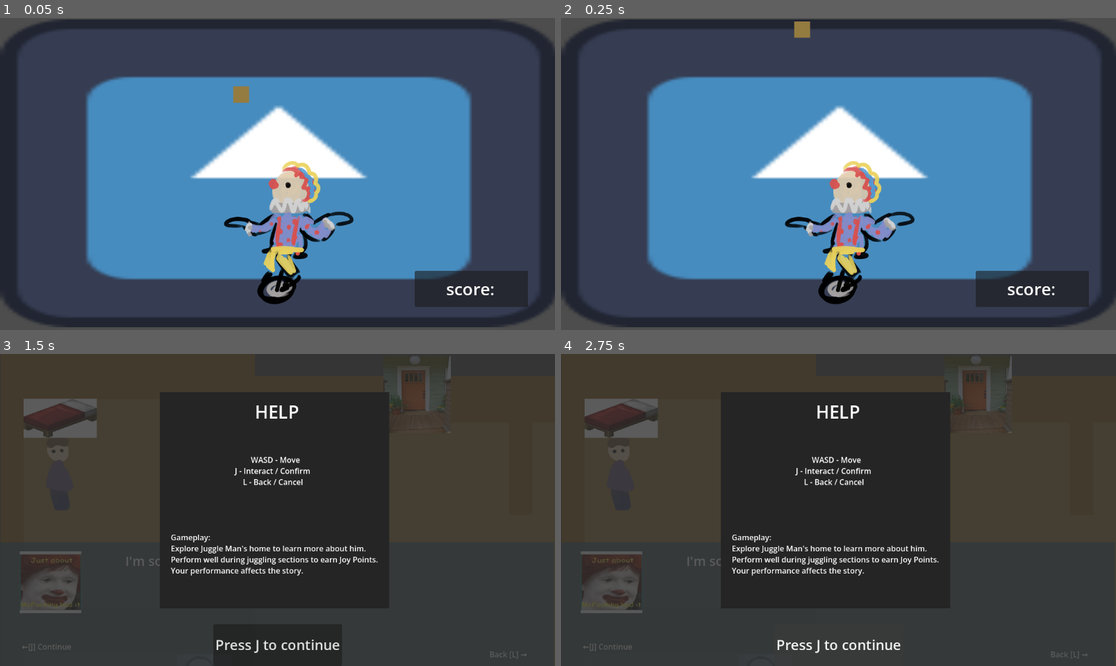
Above: before the commit, frames 1-4 (two rows, left to right).
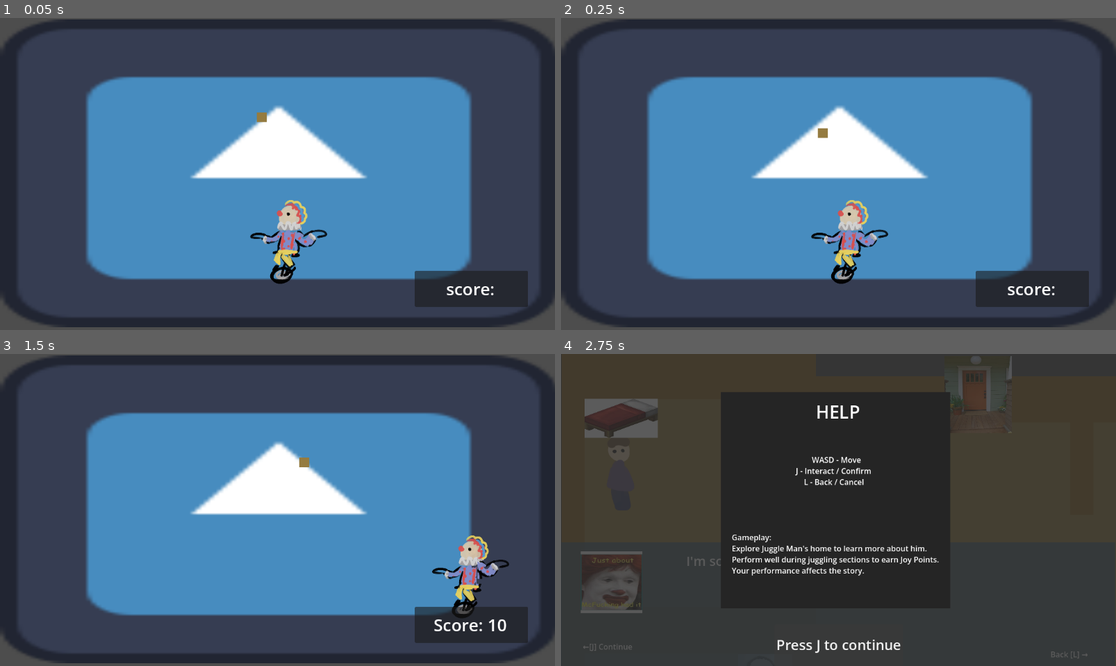
Above: after the commit, the same moments.

Repository: Isabelle1909/JuggleManMania
Game: Godot game, scene res://scenes/juggling_level/juggling_scene.tscn
The game is run twice, just before and just after one commit, with the same random seed, the same clock (stepped at 60 frames per second) and the same inputs. This scene is started directly instead of the project's main scene. The engine's default icon, where the game draws it, is replaced by a stand-in: a white triangle on a blue panel in a dark square.
Inputs (mouse positions are in pixels of both pictures, inside the frame that each line leads up to):
- Up to frame 1 (0.05 s): no input
- Up to frame 2 (0.25 s): no input
- Up to frame 3 (1.5 s): hold D (move_right) 0.53-1.28 s; tap J (interact) at 0.6 s; hold L (back) from 1.28 s (still down); tap T (test input 1) at 1.35 s
- Up to frame 4 (2.75 s): release L (back) at 2 s; click (838, 644) at 2 s, where only the run before the commit has a clickable "Press J to continue"

The runs differ from the first frame. In frame 1, 3.7% of the frame differs, in the area x 40-64%, y 21-92%; in frame 2, 3.7%; in frame 3, 82%, in the area x 0-100%, y 0-100%; in frame 4, nothing differs.

Commit message:
upperlimit zoomed out

Diff:
--- a/juggle-man-mania-project/scenes/juggling_level/juggling_items/manual_physics_ball.gd
+++ b/juggle-man-mania-project/scenes/juggling_level/juggling_items/manual_physics_ball.gd
@@ -1,6 +1,6 @@
 extends CharacterBody2D
 
-var gravity = Vector2(0,8.5)
+var gravity = Vector2(0,7)
 var mass = 0.25
 var vi
 var vf
@@ -10,7 +10,7 @@
 var maxV = 2500
 
 func _ready() -> void:
-	velocity = Vector2(0,-1000)
+	velocity = Vector2(0,-100)
 
 func add_gravity(time):
 	dis_y = (velocity.y * time) + (0.5 * gravity.y * (time * time))
--- a/juggle-man-mania-project/scenes/juggling_level/juggling_items/manual_physics_ball.tscn
+++ b/juggle-man-mania-project/scenes/juggling_level/juggling_items/manual_physics_ball.tscn
@@ -4,7 +4,7 @@
 [ext_resource type="Script" uid="uid://cr7fvmbm12rae" path="res://scenes/juggling_level/juggling_items/manual_physics_ball.gd" id="1_odxty"]
 
 [sub_resource type="RectangleShape2D" id="RectangleShape2D_bkchw"]
-size = Vector2(33, 34)
+size = Vector2(24, 22)
 
 [node name="manual_physics_ball" type="CharacterBody2D" unique_id=728813730 groups=["ball", "juggling_items"]]
 collision_layer = 96
@@ -12,10 +12,9 @@
 script = ExtResource("1_odxty")
 
 [node name="Sprite2D" type="Sprite2D" parent="." unique_id=171633382]
-position = Vector2(0.5000011, 8.940697e-07)
-scale = Vector2(0.07728337, 0.07852194)
+position = Vector2(0.50000024, 2.3841858e-07)
+scale = Vector2(0.049180333, 0.046189375)
 texture = ExtResource("1_bkchw")
 
 [node name="CollisionShape2D" type="CollisionShape2D" parent="." unique_id=1389078110]
-position = Vector2(0.5, 0)
 shape = SubResource("RectangleShape2D_bkchw")
--- a/juggle-man-mania-project/scenes/juggling_level/juggling_player.tscn
+++ b/juggle-man-mania-project/scenes/juggling_level/juggling_player.tscn
@@ -56,29 +56,29 @@
 }]
 
 [sub_resource type="CapsuleShape2D" id="CapsuleShape2D_8kxmk"]
-radius = 135.0
-height = 356.0
+radius = 81.0
+height = 176.0
 
 [sub_resource type="RectangleShape2D" id="RectangleShape2D_22j5a"]
-size = Vector2(86.75, 23.25)
+size = Vector2(86, 26.40625)
 
 [sub_resource type="RectangleShape2D" id="RectangleShape2D_fjldn"]
-size = Vector2(79.5, 21)
+size = Vector2(86.375, 14)
 
 [sub_resource type="RectangleShape2D" id="RectangleShape2D_tfhsj"]
-size = Vector2(75, 21.75)
+size = Vector2(86, 13.9375)
 
 [sub_resource type="RectangleShape2D" id="RectangleShape2D_xo2qw"]
-size = Vector2(84.75, 21.5)
+size = Vector2(93.375, 29.875)
 
 [sub_resource type="RectangleShape2D" id="RectangleShape2D_rcc3c"]
-size = Vector2(79, 20)
+size = Vector2(94, 13)
 
 [sub_resource type="RectangleShape2D" id="RectangleShape2D_5mi46"]
-size = Vector2(72.75, 22)
+size = Vector2(94.84375, 15)
 
 [sub_resource type="RectangleShape2D" id="RectangleShape2D_310rx"]
-size = Vector2(81, 10)
+size = Vector2(39.59375, 4)
 
 [node name="juggling_player" type="CharacterBody2D" unique_id=1964283372]
 collision_layer = 16
@@ -88,13 +88,13 @@
 [node name="sprite" type="AnimatedSprite2D" parent="." unique_id=1543978175]
 unique_name_in_owner = true
 position = Vector2(-0.99999994, -35.999996)
-scale = Vector2(0.45195314, 0.4519532)
+scale = Vector2(0.2684725, 0.2647967)
 sprite_frames = SubResource("SpriteFrames_fjldn")
 animation = &"hit_left"
 autoplay = "Idle"
 
 [node name="CollisionShape2D" type="CollisionShape2D" parent="." unique_id=1233205852]
-position = Vector2(3, -5)
+position = Vector2(0, -3)
 shape = SubResource("CapsuleShape2D_8kxmk")
 
 [node name="hit_areas" type="Node2D" parent="." unique_id=1988722638]
@@ -104,7 +104,7 @@
 collision_mask = 96
 
 [node name="CollisionShape2D" type="CollisionShape2D" parent="hit_areas/early_left" unique_id=1270791091]
-position = Vector2(-101.375, -58)
+position = Vector2(-60, -62)
 shape = SubResource("RectangleShape2D_22j5a")
 
 [node name="perfect_left" type="Area2D" parent="hit_areas" unique_id=647849357]
@@ -112,7 +112,7 @@
 collision_mask = 96
 
 [node name="CollisionShape2D" type="CollisionShape2D" parent="hit_areas/perfect_left" unique_id=1116100008]
-position = Vector2(-104.75, -29)
+position = Vector2(-59, -40)
 shape = SubResource("RectangleShape2D_fjldn")
 
 [node name="late_left" type="Area2D" parent="hit_areas" unique_id=1929758645]
@@ -120,7 +120,7 @@
 collision_mask = 96
 
 [node name="CollisionShape2D" type="CollisionShape2D" parent="hit_areas/late_left" unique_id=1840191518]
-position = Vector2(-107, 0)
+position = Vector2(-60, -26)
 shape = SubResource("RectangleShape2D_tfhsj")
 
 [node name="early_right" type="Area2D" parent="hit_areas" unique_id=164673866]
@@ -128,7 +128,7 @@
 collision_mask = 96
 
 [node name="CollisionShape2D" type="CollisionShape2D" parent="hit_areas/early_right" unique_id=839524202]
-position = Vector2(111, -39)
+position = Vector2(72, -57.9375)
 shape = SubResource("RectangleShape2D_xo2qw")
 
 [node name="perfect_right" type="Area2D" parent="hit_areas" unique_id=1454771069]
@@ -136,7 +136,7 @@
 collision_mask = 96
 
 [node name="CollisionShape2D" type="CollisionShape2D" parent="hit_areas/perfect_right" unique_id=1638707171]
-position = Vector2(110, -12)
+position = Vector2(70, -34)
 shape = SubResource("RectangleShape2D_rcc3c")
 
 [node name="late_right" type="Area2D" parent="hit_areas" unique_id=1637234712]
@@ -144,7 +144,7 @@
 collision_mask = 96
 
 [node name="CollisionShape2D" type="CollisionShape2D" parent="hit_areas/late_right" unique_id=1256911201]
-position = Vector2(106, 17)
+position = Vector2(70, -20.5)
 shape = SubResource("RectangleShape2D_5mi46")
 
 [node name="StaticBody2D" type="StaticBody2D" parent="." unique_id=442497802]
@@ -153,7 +153,7 @@
 physics_material_override = ExtResource("3_fjldn")
 
 [node name="CollisionShape2D" type="CollisionShape2D" parent="StaticBody2D" unique_id=1480277747]
-position = Vector2(-106, 19)
+position = Vector2(-60, -16)
 shape = SubResource("RectangleShape2D_310rx")
 
 [node name="StaticBody2D2" type="StaticBody2D" parent="." unique_id=1106023771]
@@ -162,7 +162,7 @@
 physics_material_override = ExtResource("3_fjldn")
 
 [node name="CollisionShape2D" type="CollisionShape2D" parent="StaticBody2D2" unique_id=749672484]
-position = Vector2(110, 37)
+position = Vector2(62, -10)
 shape = SubResource("RectangleShape2D_310rx")
 
 [connection signal="animation_finished" from="sprite" to="." method="_on_sprite_animation_finished"]
--- a/juggle-man-mania-project/scenes/juggling_level/juggling_scene.tscn
+++ b/juggle-man-mania-project/scenes/juggling_level/juggling_scene.tscn
@@ -23,7 +23,7 @@
 texture = ExtResource("2_miqb6")
 
 [node name="juggling_player" parent="." unique_id=1964283372 instance=ExtResource("3_sywdt")]
-position = Vector2(600, 429)
+position = Vector2(600, 470)
 
 [node name="Boundaries" type="Node2D" parent="." unique_id=715281043]
 
@@ -43,9 +43,11 @@
 shape = SubResource("WorldBoundaryShape2D_5haue")
 
 [node name="dampener" type="Area2D" parent="Boundaries" unique_id=1006477699]
+collision_layer = 96
+collision_mask = 96
 
 [node name="CollisionShape2D" type="CollisionShape2D" parent="Boundaries/dampener" unique_id=921140774]
-position = Vector2(546, 850)
+position = Vector2(582, -61)
 shape = SubResource("RectangleShape2D_gq0ih")
 
 [node name="out_bound_detector" type="Area2D" parent="Boundaries" unique_id=1767283251]
@@ -73,7 +75,7 @@
 [node name="juggling_items" type="Node2D" parent="." unique_id=1382858004]
 
 [node name="manual_physics_ball" parent="juggling_items" unique_id=728813730 instance=ExtResource("5_miqb6")]
-position = Vector2(500, 206)
+position = Vector2(543, 208)
 
 [connection signal="body_entered" from="Boundaries/dampener" to="." method="_on_dampener_body_entered"]
 [connection signal="body_exited" from="Boundaries/dampener" to="." method="_on_dampener_body_exited"]
--- a/juggle-man-mania-project/scripts/juggling_level/juggling_playerMovement.gd
+++ b/juggle-man-mania-project/scripts/juggling_level/juggling_playerMovement.gd
@@ -1,6 +1,6 @@
 extends CharacterBody2D
 
-@export var movement_speed : float = 400
+@export var movement_speed : float = 500
 var character_direction : Vector2
 var done = true
 var score = 0
--- a/juggle-man-mania-project/scripts/juggling_level/juggling_scene.gd
+++ b/juggle-man-mania-project/scripts/juggling_level/juggling_scene.gd
@@ -36,11 +36,9 @@
 
 
 func _on_dampener_body_entered(body: Node2D) -> void:
-	pass
-	#if body.is_in_group("juggling_items"):
-		#if body.is_in_group("ball"):
-			#body.linear_damp = 1000.0
-			#body.angular_damp = 1000.0
+	if body.is_in_group("juggling_items"):
+		if body.is_in_group("ball"):
+			body.velocity.y = 0
 
 
 
@@ -48,8 +46,7 @@
 	pass
 	#if body.is_in_group("juggling_items"):
 		#if body.is_in_group("ball"):
-			#body.linear_damp = 0.0
-			#body.angular_damp = 0.0
+		#	body.gravity = Vector2(0,8.5)
 
 
 
